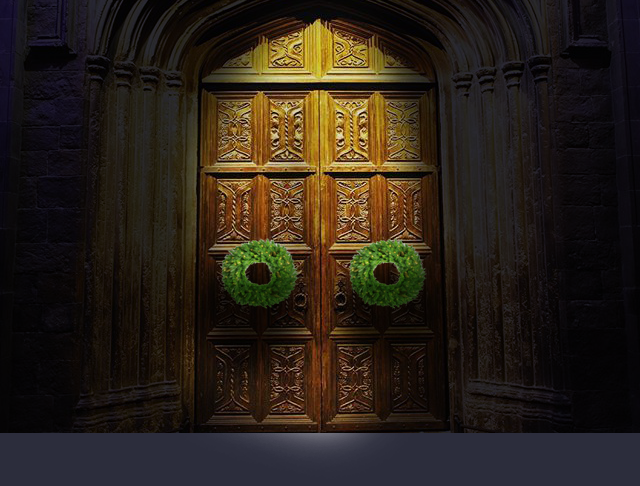
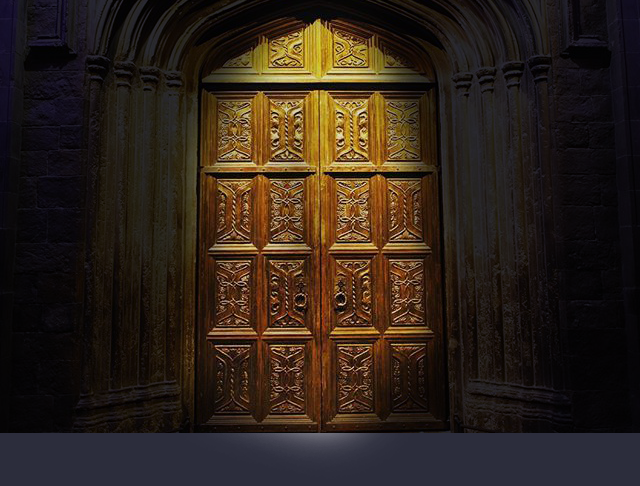
Layered file, before and after one edit (w=640, h=486). Changes by layer:
removed group "LeftReef copy" (4 layers) over [312, 238, 465, 359]
removed layer "Layer 2" (1st of 2, in "LeftReef copy") (was color burn, 66%) from group "LeftReef copy" over [312, 240, 465, 359]
removed layer "Christmas+Wreaths copy 2" (1st of 2, in "LeftReef copy") from group "LeftReef copy" over [348, 238, 427, 309]
removed group "LeftReef" (4 layers) over [179, 238, 332, 361]
removed layer "Layer 2" (2nd of 2, in "LeftReef") (was color burn, 68%) from group "LeftReef" over [179, 242, 332, 361]
removed layer "Christmas+Wreaths copy 2" (2nd of 2, in "LeftReef") from group "LeftReef" over [220, 238, 299, 309]
removed layer "Shadows" (was 84%) over [168, 216, 478, 406]
